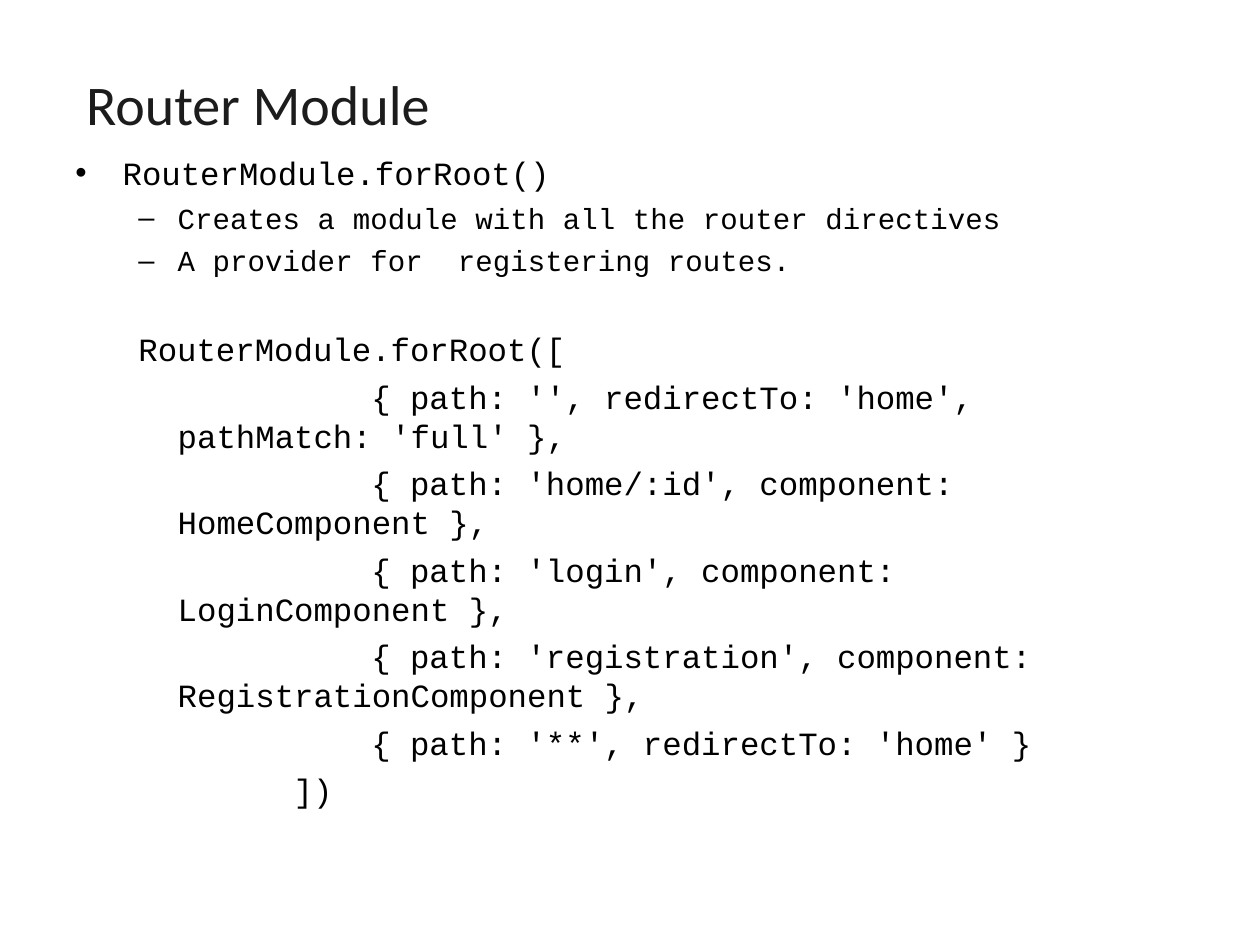
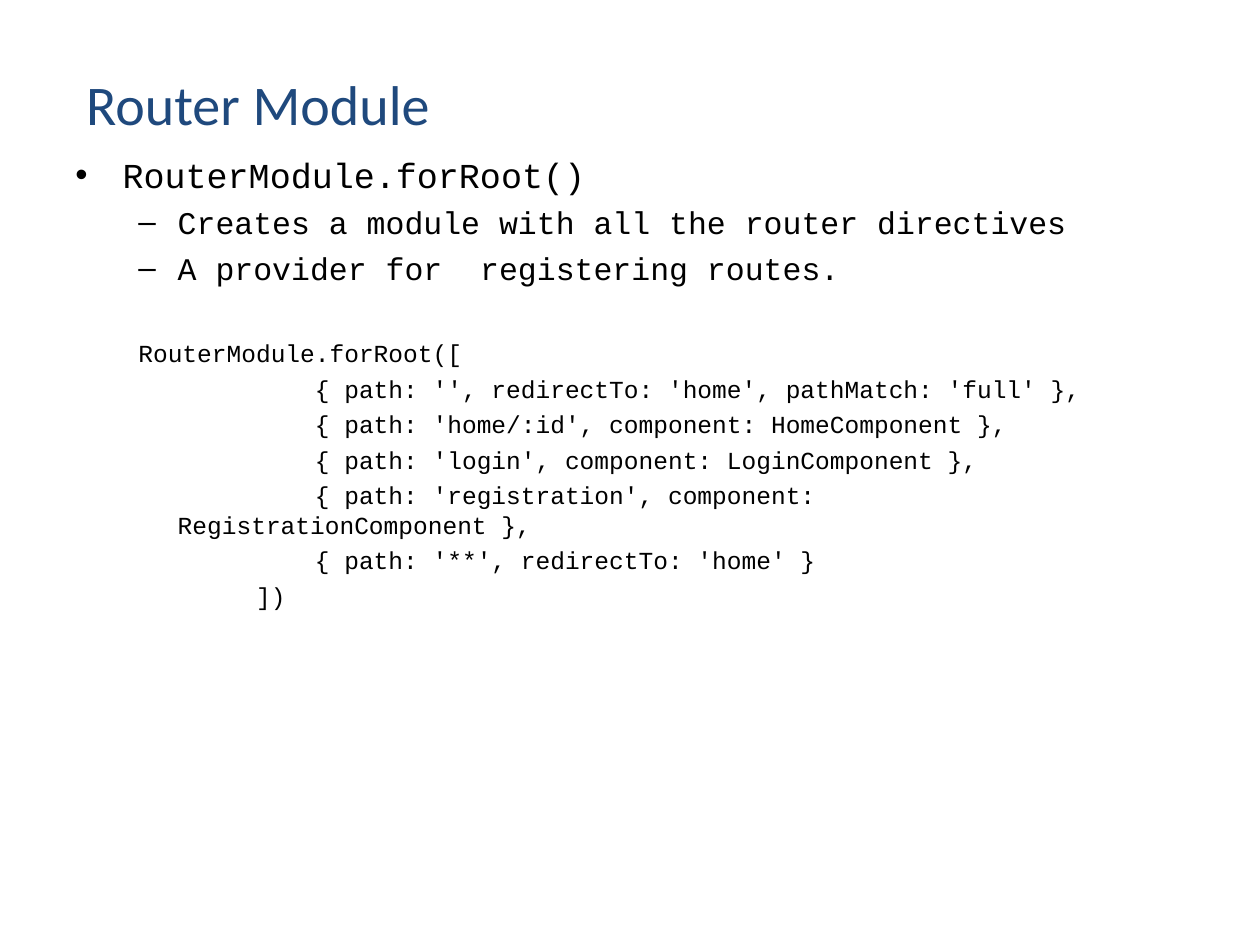
Before and after one commit to vishnumvn/AngularJS_Tut, a slide deck: slide 54 of Materials/Angular_Module02.ppt. Drawn at 1260x945 pixels with LibreOffice and Linux fonts; fonts in the diff are those of the drawing. Boxes give left, top, right and bottom in pixels: in the first picture for what was removed or moved away, otherwise in the second. Text is boxed around its words. In the diff, an @@ line names an element or a change of style, - is before the commit and + after.

```diff
--- a/Materials/Angular_Module02.ppt
+++ b/Materials/Angular_Module02.ppt
@@ title "Router Module" at [86, 86, 430, 126]: text colour #1C1C1C to #1F497D @@
@@ text "RouterModule.forRoot()" at [123, 163, 1066, 574]: size 18.5 to 20 pt in "RouterModule.forRoot()"; size 16.6 to 18 pt in "Creates a module with all the router ...", "A provider for registering routes."; size 18.5 to 14 pt in "RouterModule.forRoot([", "{ path: '', redirectTo: 'home', pathMatch: 'full' ...", "{ path: 'home/:id', component: HomeComponent },", "{ path: 'login', component: LoginComponent }," and 3 more places; less space between paragraphs @@
```
Also in this commit, not shown: 116 other slides changed, 57 other files.
